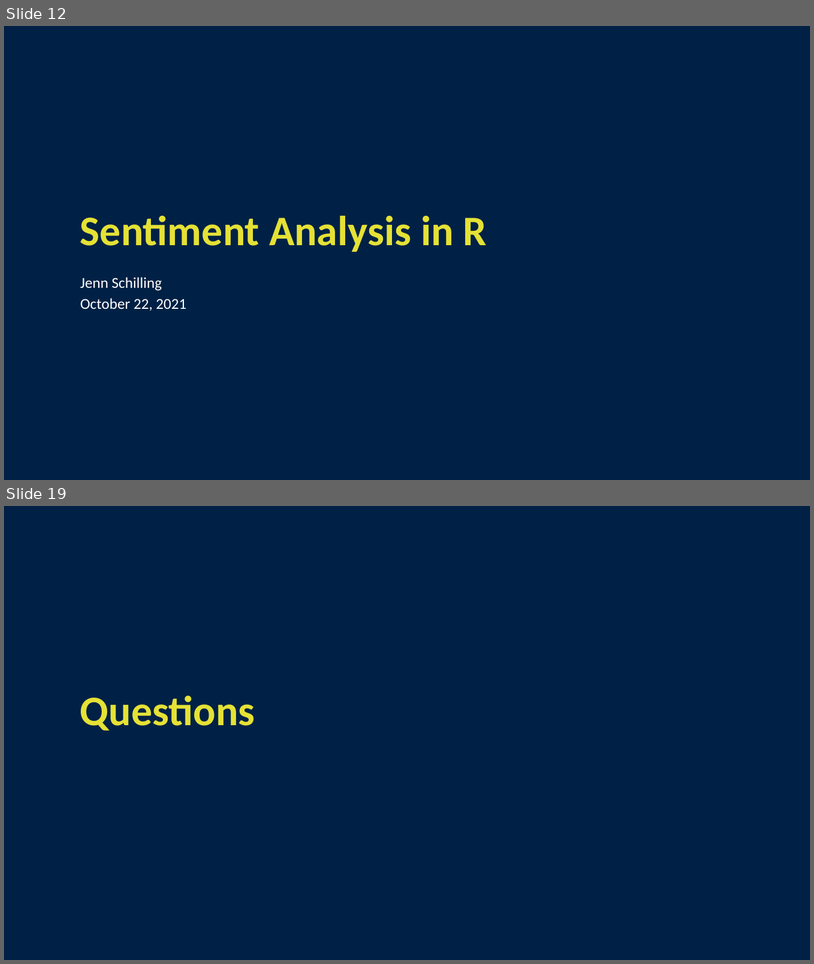
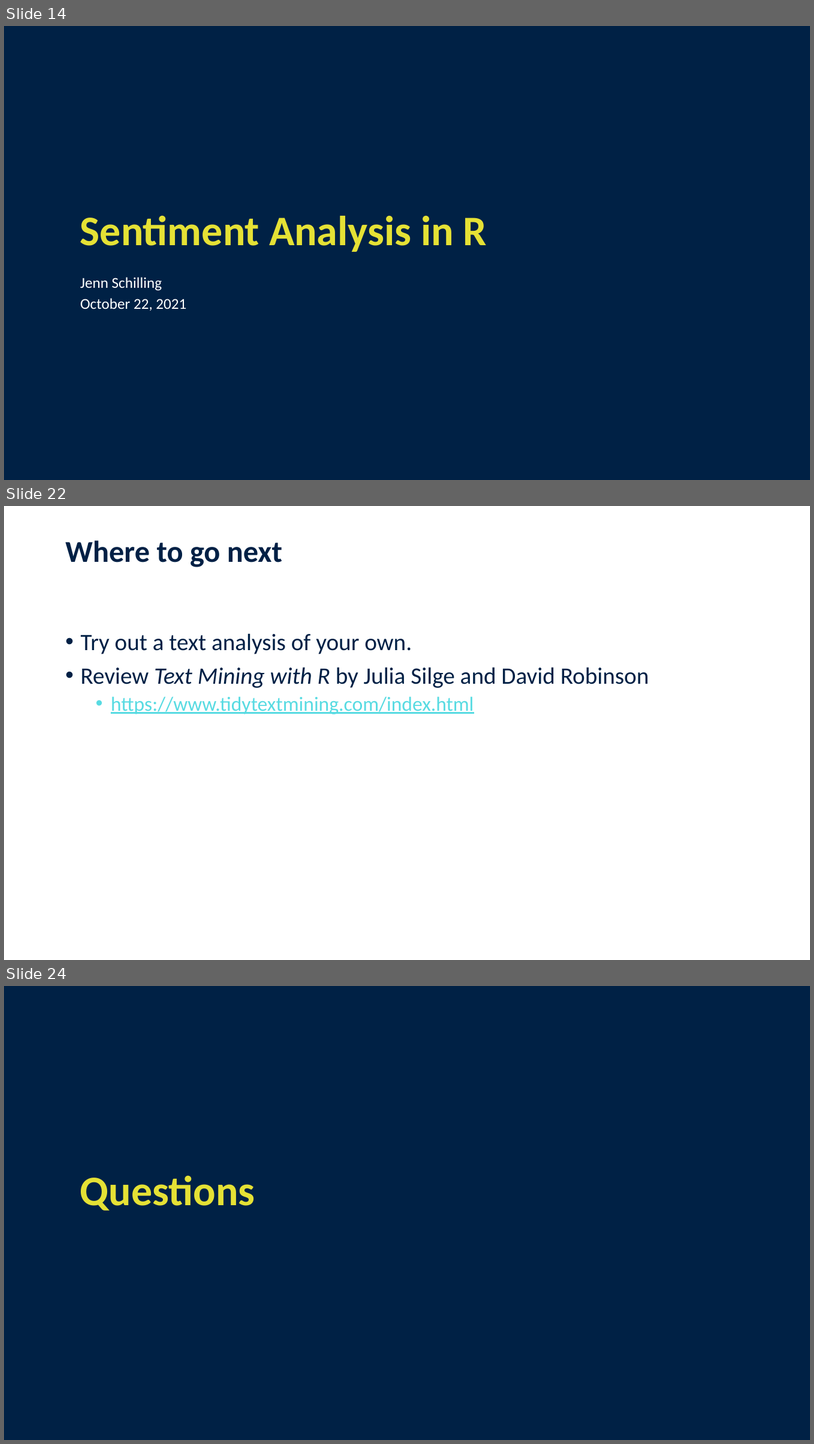
Before and after one commit to jennschilling/sentiment-analysis-in-R, a slide deck: slides/Sentiment Analysis in R.pptx. Shown one above the other, each under a label of ours: slides 12 and 19 before the commit, slides 14, 22 and 24 after it; the slides between them are not shown. The pictures are 814x964 and 814x1444 pixels, drawn with LibreOffice and Linux fonts; fonts in the diff are those of the drawing; background and template pictures are left out. Boxes give left, top, right and bottom in pixels: in the first picture for what was removed or moved away, otherwise in the second. Text is boxed around its words. In the diff, an @@ line names an element or a change of style, - is before the commit and + after.

```diff
--- a/slides/Sentiment Analysis in R.pptx
+++ b/slides/Sentiment Analysis in R.pptx
@@ slide 22 added at [4,506,810,960], background #FFFFFF @@
@@ title added at [65,540,282,567], 36 pt, text #002045, bold @@
+Where to go next
@@ text added at [81,633,650,714], 28 pt, text #002045 @@
+• Try out a text analysis of your own.
+• Review Text Mining with R by Julia Silge and David Robinson
+  • https://www.tidytextmining.com/index.html
@@ what was slide 12 is now slide 14 @@
@@ what was slide 19 is now slide 24 @@
```
Also in this commit, not shown: 7 slides changed, 7 other slides added, 3 slides removed.
